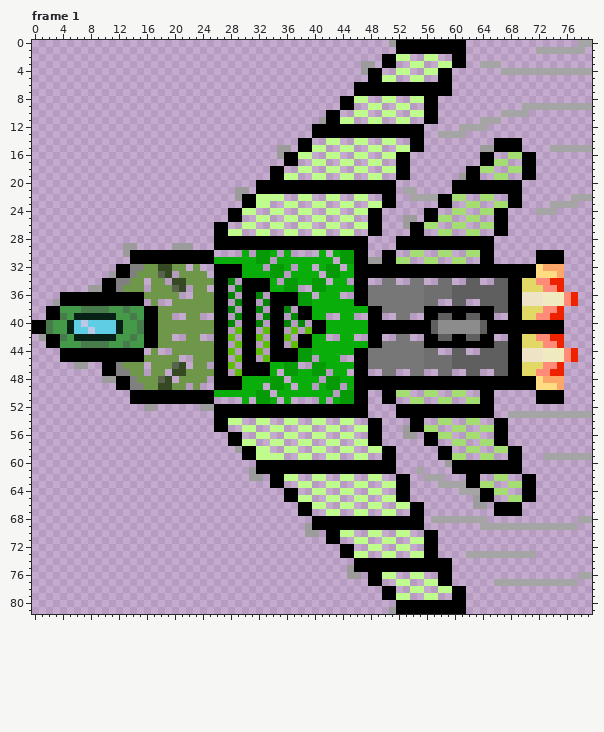
Two states of a animated GIF sprite, Code-Defender/src/main/resources/graphics/png/enemies/speedster.gif. That is the earlier state.
The file is 80x82 pixels, 7 frames. Colours within 5 levels of each other are drawn and written as one. Shown: frame 1. The commit also changed other frames, which this record leaves out.
New version:
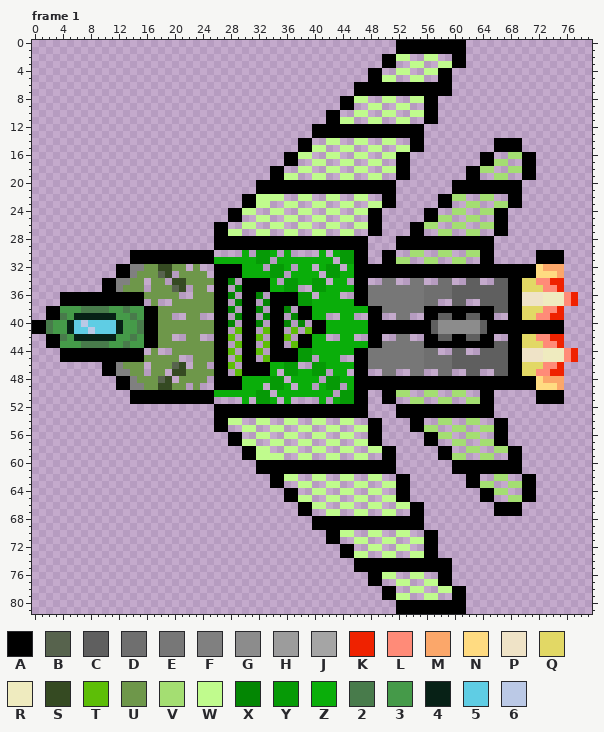
Palette (. is transparent): A #000000  B #57634d  C #5f5f5f  D #6f6f6f  E #777777  F #808080  G #8c8c8c  H #9c9c9c  J #a5a5a5  K #ef2200  L #ff8b78  M #fba76a  N #ffdb81  P #efe3c7  Q #e2d865  R #efebbf  S #354a22  T #5dbe07  U #6e974a  V #a4de72  W #c0fb8d  X #038603  Y #069a06  Z #0aae0a  2 #487b4b  3 #459a49  4 #072116  5 #5fcde4  6 #bbc9e6
Difference:
Frame 1:
y 0: x 51 H -> .; x 78..79 JJ -> ..
y 1: x 72..78 JJJJJJJ -> .......
y 3: x 47..48 HH -> ..; x 64..66 JJJ -> ...
y 4: x 47 H -> .; x 67..79 JJJJJJJJJJJJJ -> .............
y 9: x 70..79 JJJJJJJJJJ -> ..........
y 10: x 67..70 JJJJ -> ....
y 11: x 41 H -> .; x 64..66 JJJ -> ...
y 12: x 61..64 JJJJ -> ....
y 13: x 58..61 JJJJ -> ....
y 15: x 35..36 HH -> ..; x 64..65 HH -> ..; x 74..79 JJJJJJ -> ......
y 16: x 35 H -> .
y 19: x 61 H -> .
y 21: x 29..30 HH -> ..; x 53..54 JJ -> ..
y 22: x 29 H -> .; x 54..57 JJJJ -> ....; x 77..79 JJJ -> ...
y 23: x 74..77 JJJJ -> ....
y 24: x 72..74 JJJ -> ...
y 25: x 53..54 HH -> ..
y 26: x 53 H -> .
y 29: x 13..14 HH -> ..; x 20..22 HHH -> ...
y 30: x 13 H -> .
y 31: x 48..49 HH -> ..
y 33: x 11 H -> .
y 35: x 8..9 HH -> ..
y 37: x 3 H -> .
y 42: x 1 H -> .
y 46: x 6..7 HH -> ..
y 48: x 10..11 HH -> ..
y 52: x 16..17 HH -> ..; x 24..25 HH -> ..
y 53: x 68..79 JJJJJJJJJJJJ -> ............
y 55: x 53 H -> .
y 56: x 53..54 HH -> ..
y 58: x 29 H -> .
y 59: x 73..79 JJJJJJJ -> .......
y 60: x 59 H -> .
y 61: x 31 H -> .; x 55 J -> .
y 62: x 31..32 HH -> ..; x 56..58 JJJ -> ...
y 63: x 58..61 JJJJ -> ....
y 64: x 61..63 JJJ -> ...
y 65: x 63 H -> .
y 66: x 63..64 HH -> ..
y 68: x 57..64 JJJJJJJJ -> ........; x 78..79 JJ -> ..
y 69: x 39 H -> .; x 64..77 JJJJJJJJJJJJJJ -> ..............
y 70: x 39..40 HH -> ..
y 73: x 62..71 JJJJJJJJJJ -> ..........
y 75: x 45 H -> .
y 76: x 45..46 HH -> ..; x 78..79 JJ -> ..
y 77: x 66..77 JJJJJJJJJJJJ -> ............
y 81: x 51 H -> .
